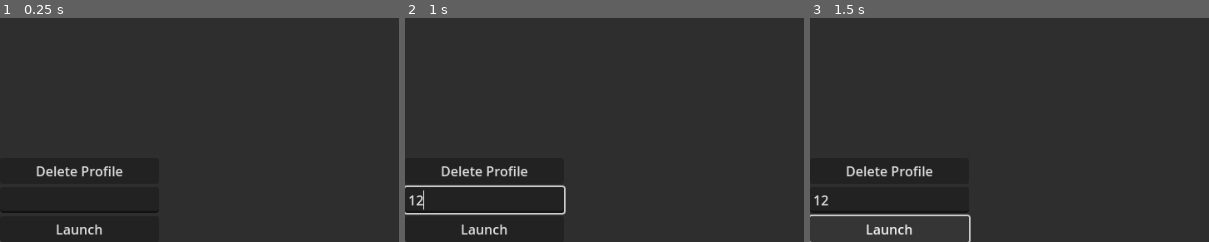
Above: before the commit, frames 1-3 (left to right).
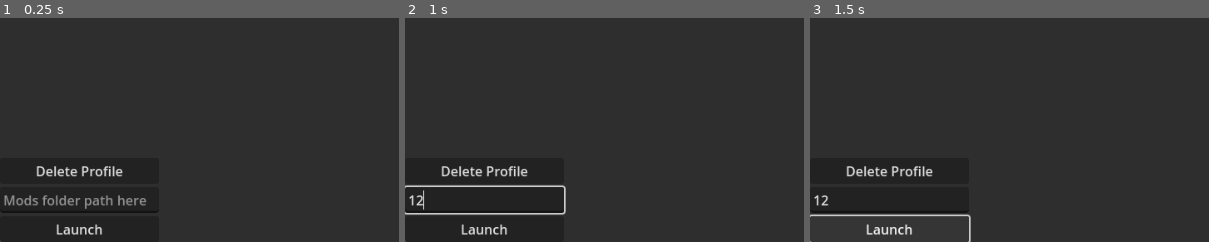
Above: after the commit, the same moments.

Repository: MuntedRoostah/StardewModManager
Game: Godot game, scene res://scenes/main.tscn
Same seed, same stepped clock (60 frames per second), same inputs: the game is played once before the commit and once after it.
Inputs (mouse positions are % of the whole screen's width and height, from its top left):
- Up to frame 1 (0.25 s): no input
- Up to frame 2 (1 s): click (10, 3) at 0.52 s; type "Alex" at 0.6 s; click (10, 91) at 0.75 s; type "12" at 0.83 s
- Up to frame 3 (1.5 s): click "Launch" at 1.25 s
The pictures show only the part of the screen within x 0-50%, y 50-100%; the shares and areas given below are measured in that part.

The runs differ from the first frame. In frame 1, 0.8% of the frame differs, in the area x 1-37%, y 79-86%; in frame 2, nothing differs; in frame 3, nothing differs.

Commit message:
update placeholder text

Diff:
--- a/scenes/main.tscn
+++ b/scenes/main.tscn
@@ -60,6 +60,7 @@
 [node name="PathBox" type="LineEdit" parent="Background/HBoxContainer/LeftBar"]
 unique_name_in_owner = true
 layout_mode = 2
+placeholder_text = "Mods folder path here"
 
 [node name="Launch" type="Button" parent="Background/HBoxContainer/LeftBar"]
 layout_mode = 2
